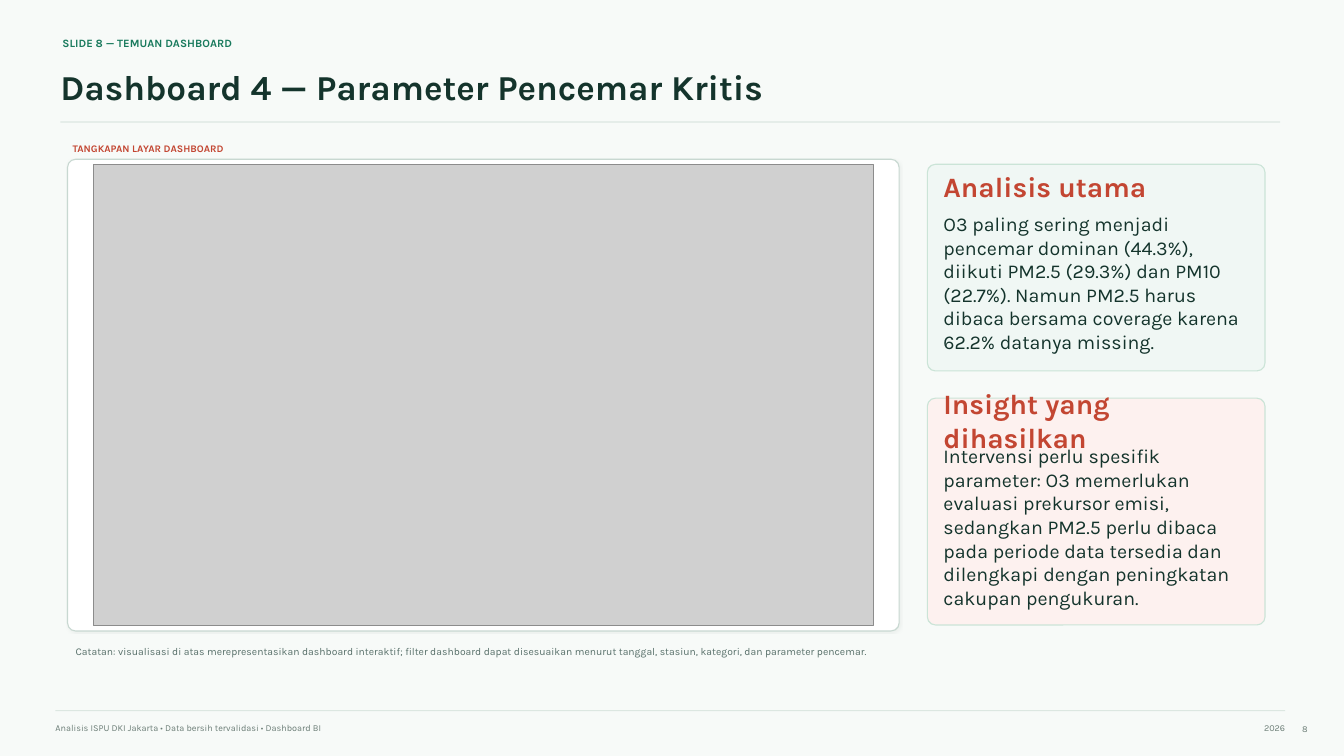
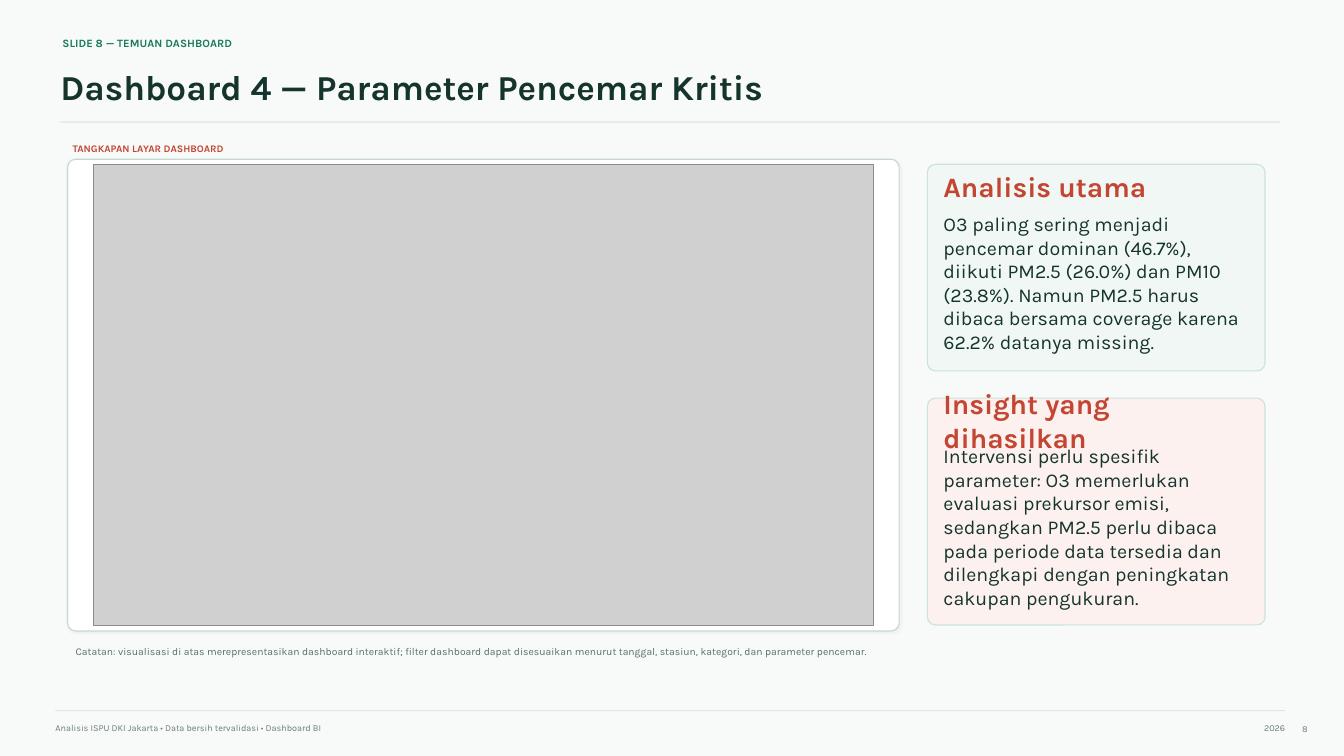
Before and after one commit to fahryanputra/data-analysis-ispu, a slide deck: slide 8 of outputs/paparan_ispu_dki_jakarta.pptx. Drawn at 1344x756 pixels with LibreOffice and Linux fonts; fonts in the diff are those of the drawing; grey boxes stand for pictures. Boxes give left, top, right and bottom in pixels: in the first picture for what was removed or moved away, otherwise in the second. Text is boxed around its words. In the diff, an @@ line names an element or a change of style, - is before the commit and + after.

```diff
--- a/outputs/paparan_ispu_dki_jakarta.pptx
+++ b/outputs/paparan_ispu_dki_jakarta.pptx
@@ text at box(943, 217, 1239, 354): text changed @@
-O3 paling sering menjadi pencemar dominan (44.3%), diikuti PM2.5 (29.3%) dan PM10 (22.7%). Namun PM2.5 harus dibaca bersama coverage karena 62.2% datanya missing.
+O3 paling sering menjadi pencemar dominan (46.7%), diikuti PM2.5 (26.0%) dan PM10 (23.8%). Namun PM2.5 harus dibaca bersama coverage karena 62.2% datanya missing.
```
Also in this commit, not shown: 6 other slides changed, 4 other files.
